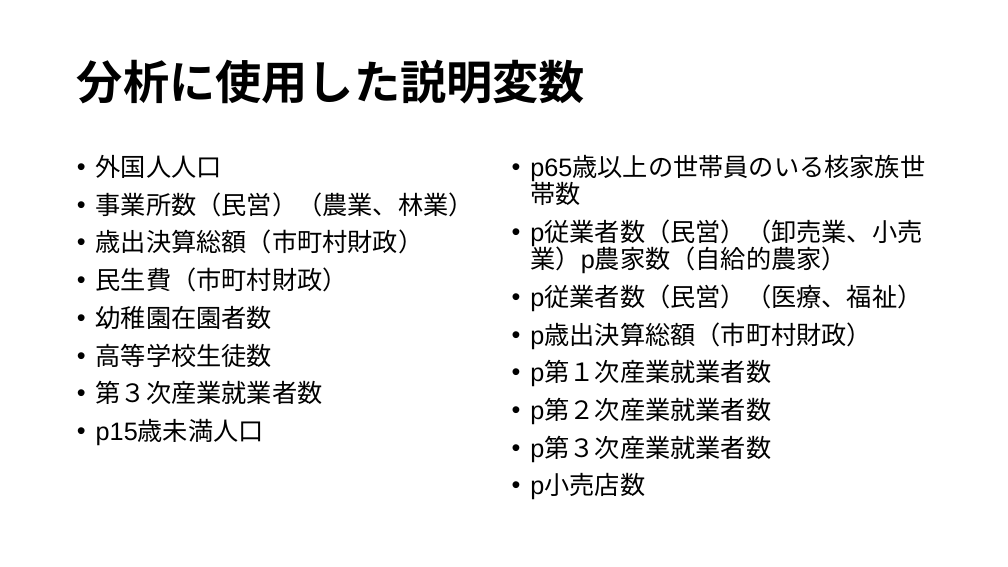
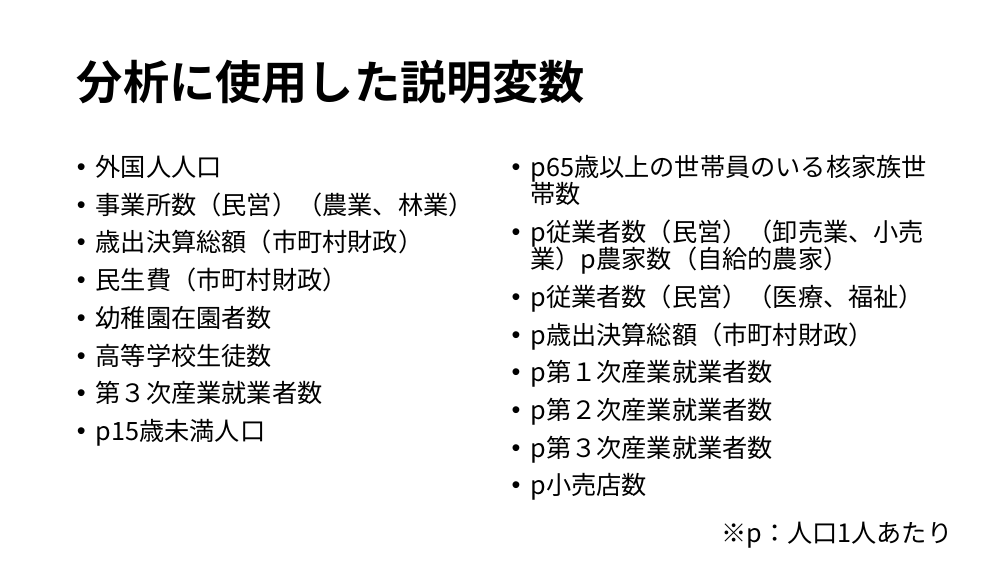
Before and after one commit to IY-del/univ, a slide deck: slide 6 of プレゼンテーション.pptx. Drawn at 1008x567 pixels with LibreOffice and Linux fonts; fonts in the diff are those of the drawing. Boxes give left, top, right and bottom in pixels: in the first picture for what was removed or moved away, otherwise in the second. Text is boxed around its words. In the diff, an @@ line names an element or a change of style, - is before the commit and + after.

Commit message:
pptx edit

```diff
--- a/プレゼンテーション.pptx
+++ b/プレゼンテーション.pptx
@@ text "p65歳以上の世帯員のいる核家族世帯数" at (530, 219, 924, 500): font Arial to Noto Sans CJK JP @@
@@ text at (96, 192, 474, 446): font Arial to Noto Sans CJK JP @@
@@ text added at (721, 521, 952, 548), 24 pt, text #000000 @@
+※p：人口1人あたり
```
Also in this commit, not shown: 1 other slide changed, 1 other file.
